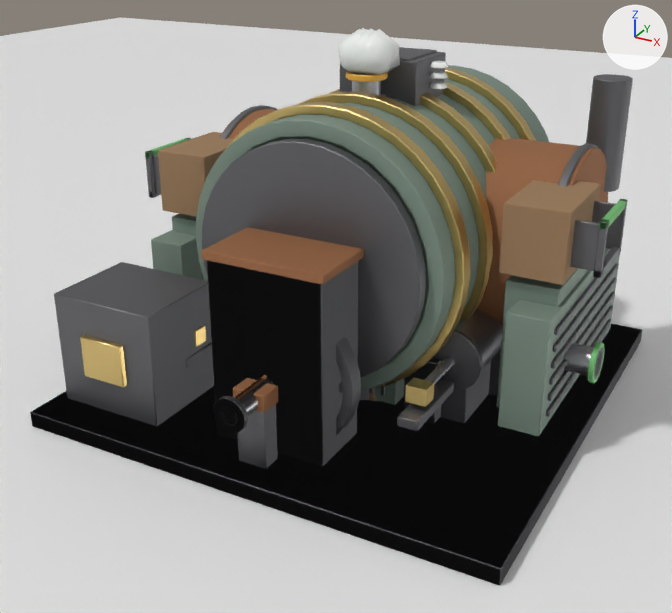
Renders of the Blender file Art/feKinetic/feKinetic.blend from each side of a commit.
One viewpoint serves both versions: a camera (50 mm lens) standing at (2.47, -4.86, 2.92) and looking at (-0.05, -0.27, 0.62). Lighting does not change. The marker at upper right points along +X, +Y and +Z. The older version comes first.

In view in the first picture: 'FePiston_2', 'FeSpin_SteamFlywheel', 'FeSteamPuff_3', 'feCondenser_Base', 'feDynamo2_Base', 'feElectricMotor3_Base', 'fePreviewFloor', 'feSteamEngine_Base' and 8 more.
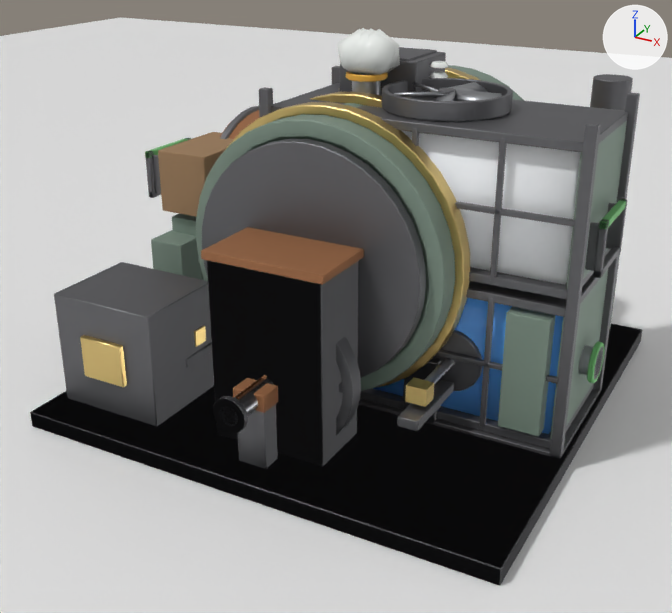
Patch to the scene script:
```diff
--- a/Art/feKinetic/feKinetic.blend.py
+++ b/Art/feKinetic/feKinetic.blend.py
@@ me_fecondenser_base_001 @@
-me_fecondenser_base_001.from_pydata(...)  # 400 vertices, 298 faces; spans x -0.42..0.42, y -0.502..0.502, z 0.05..0.776
+me_fecondenser_base_001.from_pydata(...)  # 1080 vertices, 964 faces; spans x -0.45..1.45, y -0.502..0.502, z 0.0..1.95
+# me_fecondenser_base_001 part 1: a new loose piece, a box spanning x -0.45..1.45, y -0.45..0.45, z 0.0..0.12, in mat_fekin_iron (grey #6f6f73)
+# me_fecondenser_base_001 part 2: a new loose piece, a box spanning x -0.45..-0.39, y -0.45..-0.39, z 0.06..1.94, in mat_fekin_iron (grey #6f6f73)
+# me_fecondenser_base_001 part 3: a new loose piece, a box spanning x -0.45..-0.39, y 0.39..0.45, z 0.06..1.94, in mat_fekin_iron (grey #6f6f73)
+# me_fecondenser_base_001 part 4: a new loose piece, a box spanning x 1.39..1.45, y -0.45..-0.39, z 0.06..1.94, in mat_fekin_iron (grey #6f6f73)
+# me_fecondenser_base_001 part 5: a new loose piece, a box spanning x 1.39..1.45, y 0.39..0.45, z 0.06..1.94, in mat_fekin_iron (grey #6f6f73)
+# me_fecondenser_base_001 part 6: a new loose piece, a box spanning x 1.37..1.41, y -0.4..0.4, z 0.15..0.95, in mat_fekin_paint (grey #7c8e81)
+# me_fecondenser_base_001 part 7: a new loose piece, a box spanning x -0.41..1.41, y -0.42..0.42, z 0.125..0.175, in mat_fekin_iron (grey #6f6f73)
+# me_fecondenser_base_001 part 8: a new loose piece, a box spanning x -0.41..1.41, y -0.42..0.42, z 0.925..0.975, in mat_fekin_iron (grey #6f6f73)
+# me_fecondenser_base_001 part 9: a new loose piece, a box spanning x 0.965..0.995, y -0.425..-0.395, z 0.15..0.95, in mat_fekin_iron (grey #6f6f73)
+# me_fecondenser_base_001 part 10: a new loose piece, a box spanning x -0.41..1.41, y -0.425..-0.395, z 0.535..0.565, in mat_fekin_iron (grey #6f6f73)
+# me_fecondenser_base_001 part 11: a new loose piece, a box spanning x 1.37..1.41, y -0.4..0.4, z 1.05..1.82, in mat_fekin_paint (grey #7c8e81)
+# me_fecondenser_base_001 part 12: a new loose piece, a box spanning x -0.41..1.41, y -0.42..0.42, z 1.025..1.075, in mat_fekin_iron (grey #6f6f73)
+# me_fecondenser_base_001 part 13: a new loose piece, a box spanning x -0.41..1.41, y -0.42..0.42, z 1.795..1.845, in mat_fekin_iron (grey #6f6f73)
+# me_fecondenser_base_001 part 14: a new loose piece, a box spanning x 0.485..0.515, y -0.425..-0.395, z 1.05..1.82, in mat_fekin_iron (grey #6f6f73)
+# me_fecondenser_base_001 part 15: a new loose piece, a box spanning x 0.965..0.995, y -0.425..-0.395, z 1.05..1.82, in mat_fekin_iron (grey #6f6f73)
+# me_fecondenser_base_001 part 16: a new loose piece, a box spanning x -0.41..1.41, y -0.425..-0.395, z 1.42..1.45, in mat_fekin_iron (grey #6f6f73)
+# me_fecondenser_base_001 part 17: a new loose piece, a 12-sided cylinder along z spanning x 0.45..0.55, y -0.05..0.05, z 1.85..1.95, in mat_fekin_iron (grey #6f6f73)
+# me_fecondenser_base_001 part 18: a new loose piece of 112 vertices spanning x 0.14..0.86, y -0.36..0.36, z 1.85..1.95, in mat_fekin_iron (grey #6f6f73)
+# me_fecondenser_base_001 part 19: 18 loose pieces with 204 vertices, spanning x -0.42..0.42, y -0.37..0.5, z 0.05..0.776, are deleted
+# other edits to the shape of me_fecondenser_base_001 do not show in these pictures
 me_fecondenser_base_001.materials.append(mat_fekin_iron)
@@ me_fecondenser_base_001 @@
 me_fecondenser_base_001.materials.append(mat_fekin_paint)
-me_fecondenser_base_001.materials.append(mat_fekin_in)  # green #6fb86f
-me_fecondenser_base_001.materials.append(mat_fekin_glass)  # white #edf1ed
+me_fecondenser_base_001.materials.append(mat_fekin_brass)  # yellow #dabf7c
+me_fecondenser_base_001.materials.append(mat_fekin_water)  # blue #59a0ed
+me_fecondenser_base_001.materials.append(mat_fekin_gas)  # white #f6f8fa
@@ ob_fefan_condenser @@
+ob_fefan_condenser = bpy.data.objects.new('FeFan_Condenser', me_fefan_condenser)  # 40 vertices, 30 faces; spans x -0.272..0.3, y -0.026..0.026, z -0.301..0.301; in mat_fekin_steel (grey #adafb3)
+ob_fefan_condenser.parent = ob_fecondenser_base
+ob_fefan_condenser.location = (0.5, 0.0, 1.92)
+ob_fefan_condenser.rotation_euler = (1.571, 0.0, 0.0)  # degrees (90, 0, 0)
@@ ob_felevelgas @@
+ob_felevelgas = bpy.data.objects.new('FeLevelGas', me_felevelgas)  # a box spanning x -0.85..0.85, y -0.36..0.36, z 0.0..0.7; in mat_fekin_gas (white #f6f8fa)
+ob_felevelgas.parent = ob_fecondenser_base
+ob_felevelgas.location = (0.5, 0.0, 1.08)
@@ ob_felevelliquid @@
+ob_felevelliquid = bpy.data.objects.new('FeLevelLiquid', me_felevelliquid)  # a box spanning x -0.85..0.85, y -0.36..0.36, z 0.0..0.74; in mat_fekin_water (blue #59a0ed)
+ob_felevelliquid.parent = ob_fecondenser_base
+ob_felevelliquid.location = (0.5, 0.0, 0.18)
```

Boxes (x1, y1, x2, y2) around the edits, measured in the pictures (672 x 613 px):
'feCondenser_Base', reshaped: before (369, 378, 405, 405); after (259, 66, 640, 459)
'FeLevelGas', added: after (402, 131, 581, 285)
'FeLevelLiquid', added (blue): after (373, 298, 563, 434)
'FeFan_Condenser', added: after (394, 82, 502, 101)
part 1 of me_fecondenser_base_001, added (mostly hidden): after (359, 388, 602, 458)
part 2 of me_fecondenser_base_001, added: after (259, 87, 273, 117)
part 3 of me_fecondenser_base_001, added: after (332, 66, 340, 84)
part 4 of me_fecondenser_base_001, added: after (550, 122, 601, 459)
part 5 of me_fecondenser_base_001, added: after (593, 92, 640, 391)
part 6 of me_fecondenser_base_001, added: after (550, 269, 608, 439)
part 7 of me_fecondenser_base_001, added: after (360, 384, 594, 449)
part 8 of me_fecondenser_base_001, added: after (466, 271, 606, 317)
part 9 of me_fecondenser_base_001, added: after (479, 298, 495, 428)
part 10 of me_fecondenser_base_001, added: after (436, 350, 558, 384)
part 11 of me_fecondenser_base_001, added: after (566, 121, 627, 289)
part 12 of me_fecondenser_base_001, added: after (469, 249, 610, 299)
part 13 of me_fecondenser_base_001, added: after (271, 83, 628, 152)
part 14 of me_fecondenser_base_001, added: after (412, 127, 419, 146)
part 15 of me_fecondenser_base_001, added: after (490, 138, 507, 281)
part 16 of me_fecondenser_base_001, added: after (455, 201, 575, 227)
part 17 of me_fecondenser_base_001, added: after (438, 88, 456, 94)
part 18 of me_fecondenser_base_001, added: after (382, 78, 513, 121)
part 19 of me_fecondenser_base_001, deleted: before (369, 378, 405, 405)
